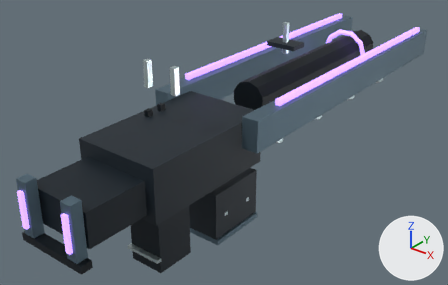
Two versions of the glTF model godot/first_person/art/world-6.glb, one commit apart.
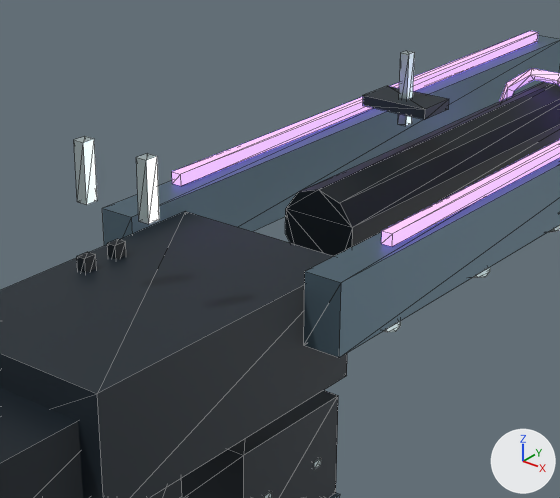
Each version appears first whole from a 50 mm lens placed at (0.878, -0.82, 0.594), pointed at (-0.061, 0.354, -0.133), and next in a close-up on the part from 25% to 79% of the width and 0% to 75% of the height. The lights are fixed; the arrows at lower right show +X, +Y and +Z. The older version's two pictures come first. The close-ups show mesh edges as thin lines. Where no turn or scale is listed for an object, it has been applied to the vertices. Vertices at exactly the same position are counted once.

In view in the first close-up: 'body-cavity', 'body-dark', 'body-glow', 'body-light', 'body-rubber', 'body-trim', 'feed-dark', 'shock-emitter-cavity' and 1 more.
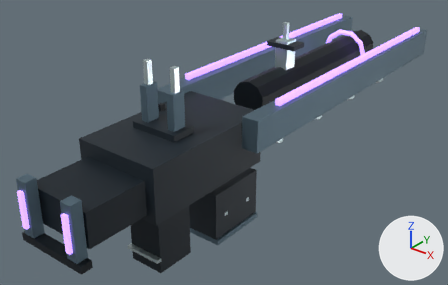
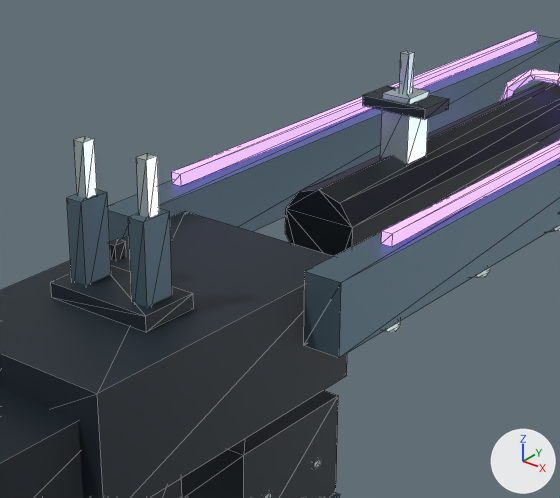
Boxes [x1, y1, x2, y2] around the edits, measured in the close-ups (560 x 498 px):
'body-light', reshaped: before [102, 35, 560, 357]; after [67, 35, 560, 357]
part 1 of me_cube_315, added: after [51, 265, 194, 331]
part 2 of me_cube_316, added (blue): after [67, 189, 111, 285]
part 3 of me_cube_316, added (blue): after [128, 208, 172, 307]
part 4 of me_cylinder_084, added: after [380, 87, 430, 164]

What changed in the scene script:
```text
Change me_cube_315:
    used by ob_body_dark; location = (0.0, 0.1, -0.04)
    remove me_cube_315.from_pydata(...)  # 16 vertices, 24 faces; spans x -0.11..0.11, y -0.18..0.465, z -0.065..0.153
    add me_cube_315.from_pydata(...)  # 24 vertices, 36 faces; spans x -0.11..0.11, y -0.18..0.465, z -0.065..0.153
    me_cube_315 part 1: a new loose piece, a box spanning x -0.061..0.061, y -0.068..-0.003, z 0.064..0.08, in mat_dark (dark blue #202b34)
Change me_cube_316:
    used by ob_body_light; location = (-0.135, 0.67, 0.002)
    remove me_cube_316.from_pydata(...)  # 32 vertices, 48 faces; spans x -0.022..0.292, y -0.928..0.47, z -0.111..0.04
    add me_cube_316.from_pydata(...)  # 48 vertices, 72 faces; spans x -0.022..0.292, y -0.928..0.47, z -0.111..0.121
    me_cube_316 part 2: a new loose piece, a box spanning x 0.087..0.105, y -0.622..-0.588, z 0.017..0.121, in mat_light (blue #617886)
    me_cube_316 part 3: a new loose piece, a box spanning x 0.165..0.184, y -0.622..-0.588, z 0.017..0.121, in mat_light (blue #617886)
Change me_cylinder_084:
    used by ob_body_trim; location = (-0.107, 0.35, -0.069)
    remove me_cylinder_084.from_pydata(...)  # 176 vertices, 300 faces; spans x -0.038..0.252, y -0.389..0.578, z -0.175..0.246
    add me_cylinder_084.from_pydata(...)  # 184 vertices, 312 faces; spans x -0.038..0.252, y -0.389..0.578, z -0.175..0.246
    me_cylinder_084 part 4: a new loose piece, a box spanning x 0.089..0.126, y 0.17..0.211, z 0.108..0.188, in mat_trim (light grey #c5d6d8)
```
